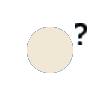
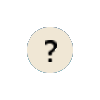
Two versions of the same layered image (100 x 100). Layer-by-layer changes:
painted on "Background" over [45, 23, 87, 62]
